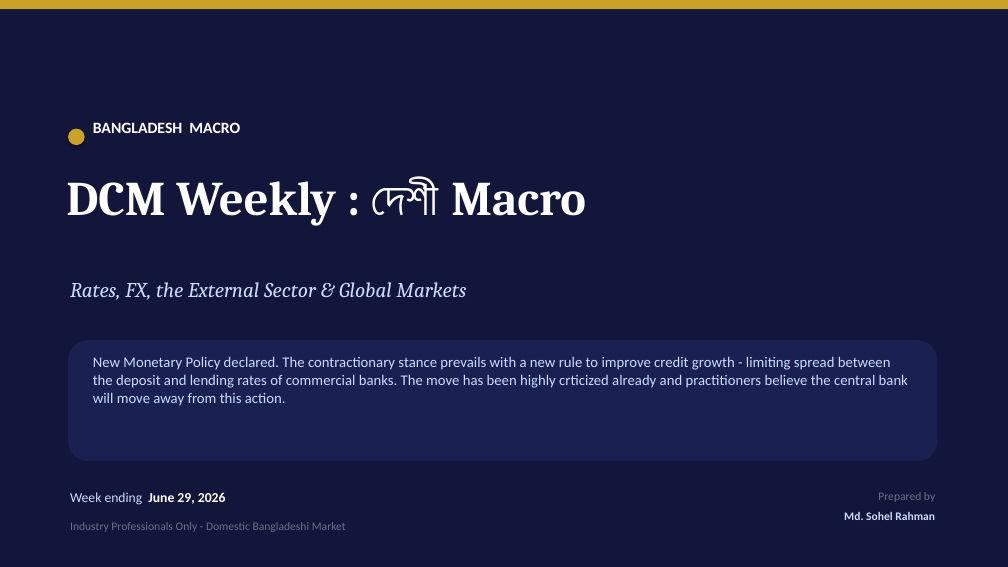
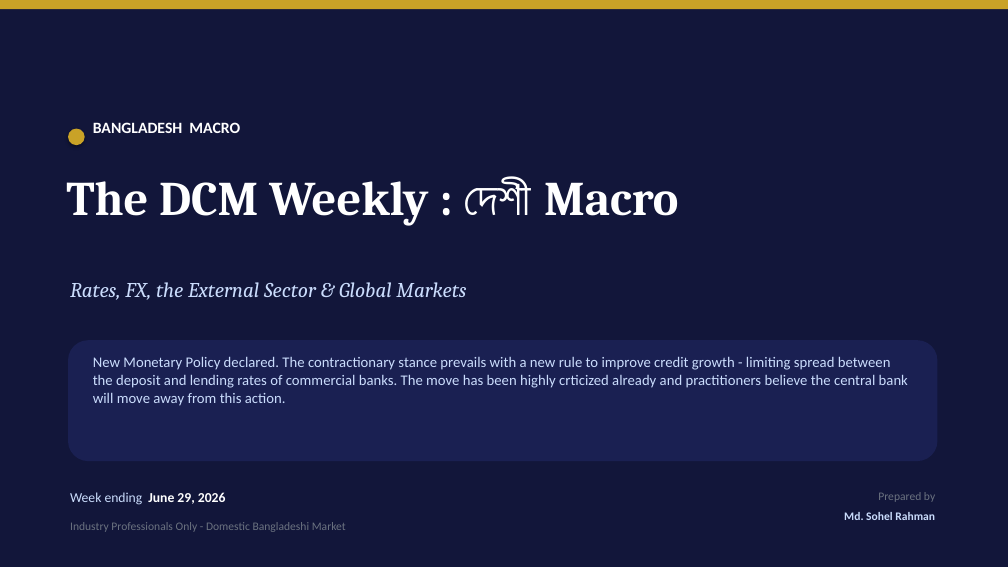
Before and after one commit to s4smily/desi-macro, a slide deck: slide 1 of DCM_Weekly_June_29_2026.pptx. Drawn at 1008x567 pixels with LibreOffice and Linux fonts; fonts in the diff are those of the drawing. Boxes give left, top, right and bottom in pixels: in the first picture for what was removed or moved away, otherwise in the second. Text is boxed around its words. In the diff, an @@ line names an element or a change of style, - is before the commit and + after.

Commit message:
Weekly update

```diff
--- a/DCM_Weekly_June_29_2026.pptx
+++ b/DCM_Weekly_June_29_2026.pptx
@@ text at [66,177,679,226]: text changed @@
-DCM Weekly : দেশী Macro
+The DCM Weekly : দেশী Macro
```
Also in this commit, not shown: 5 other files.
